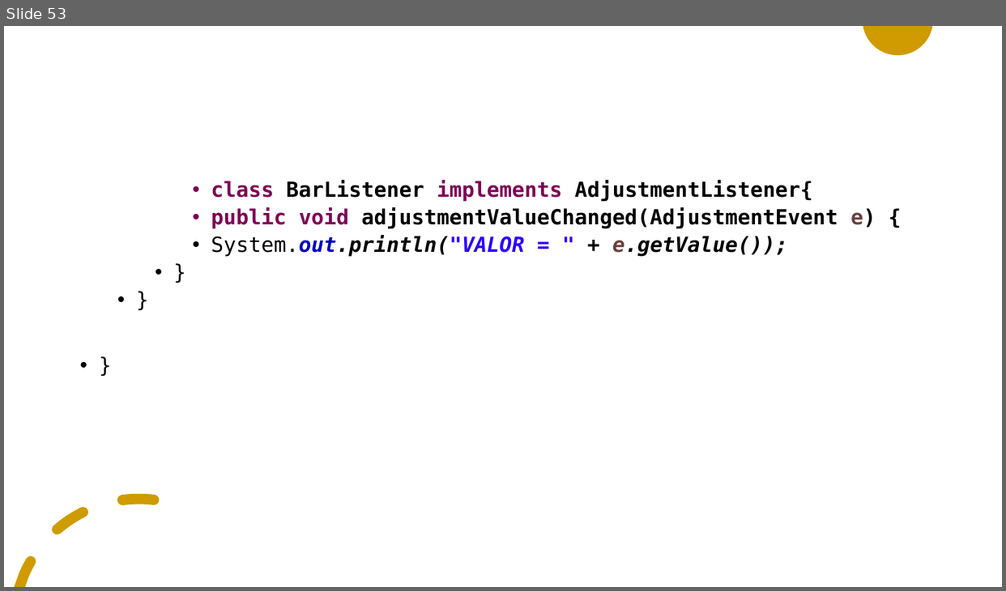
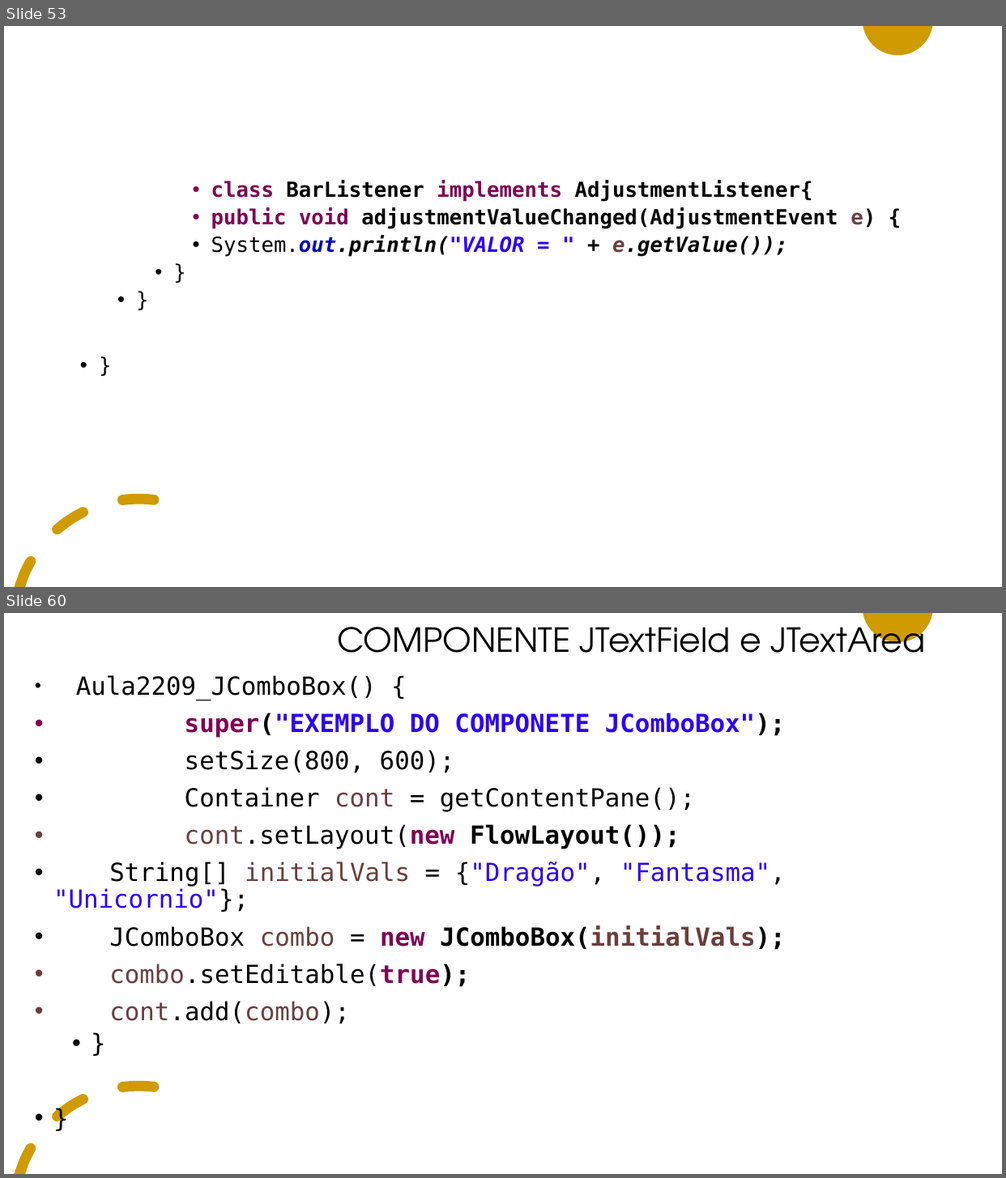
Before and after one commit to adilsonlopesoracle/ProgramacaoAvancada_Olinda, a slide deck: PROGRAMACAO_AVANCADA.pptx. Shown one above the other, each under a label of ours: slide 53 before the commit, slides 53 and 60 after it; the slides between them are not shown. The pictures are 1006x591 and 1006x1178 pixels, drawn with LibreOffice and Linux fonts; fonts in the diff are those of the drawing. Boxes give left, top, right and bottom in pixels: in the first picture for what was removed or moved away, otherwise in the second. Text is boxed around its words. In the diff, an @@ line names an element or a change of style, - is before the commit and + after.

```diff
--- a/PROGRAMACAO_AVANCADA.pptx
+++ b/PROGRAMACAO_AVANCADA.pptx
@@ slide 60 added at (x1=4, y1=613, x2=1002, y2=1174), background #FFFFFF; not listed: 2 template elements that a slide beside it also shows @@
@@ title added at (x1=337, y1=618, x2=925, y2=653), 32 pt, text #000000 @@
+COMPONENTE JTextField e JTextArea
@@ text added at (x1=53, y1=675, x2=786, y2=1024), 24 pt, text #000000 @@
+• Aula2209_JComboBox() {
+• super("EXEMPLO DO COMPONETE JComboBox");
+• setSize(800, 600);
+• Container cont = getContentPane();
+• cont.setLayout(new FlowLayout());
+• String[] initialVals = {"Dragão", "Fantasma", "Unicornio"};
+• JComboBox combo = new JComboBox(initialVals);
+• combo.setEditable(true);
+• cont.add(combo);
+  • }
+• }
```
Also in this commit, not shown: 4 slides changed, 41 other slides added, 2 slides removed.
